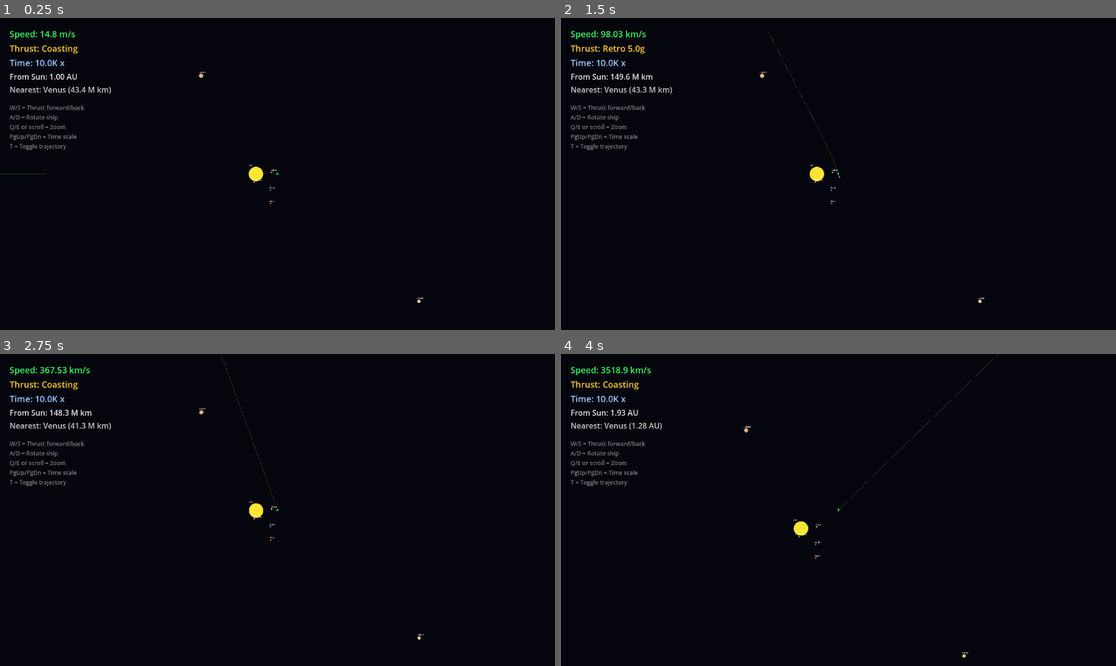
Above: before the commit, frames 1-4 (two rows, left to right).
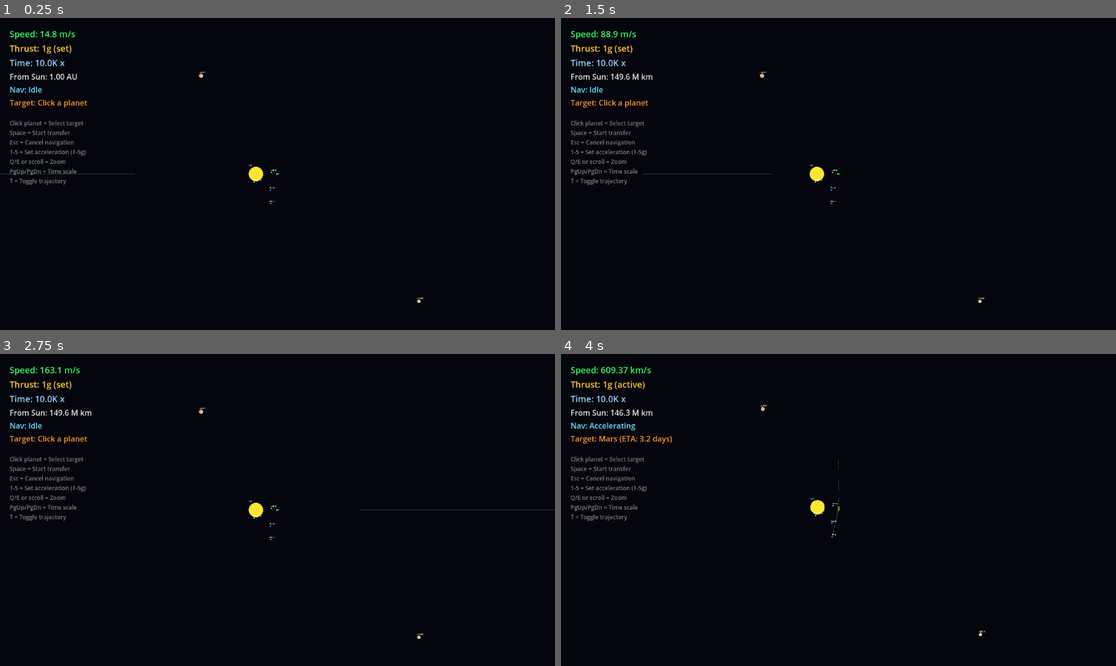
Above: after the commit, the same moments.

Repository: jwodea/bobtest
Game: Godot game, scene res://solar_system.tscn
Same seed, same stepped clock (60 frames per second), same inputs: the game is played once before the commit and once after it.
Inputs (mouse positions are in pixels of both pictures, inside the frame that each line leads up to):
- Up to frame 1 (0.25 s): no input
- Up to frame 2 (1.5 s): tap A (rotate_left) at 0.5, 1.25 s; move the mouse to (960, 158) at 0.52 s; hold D (rotate_right) 0.53-1.28 s; tap Delete (ui_text_delete) at 0.6 s; click (960, 158) at 0.67 s; tap Enter (ui_accept) at 0.77, 1.07 s; tap 1 at 0.8, 1.35 s; move the mouse to (727, 189) at 1.27 s; hold S (thrust_backward) from 1.28 s (still down); click (727, 189) at 1.42 s
- Up to frame 3 (2.75 s): tap Enter (ui_accept) at 1.52, 1.55, 1.82, 2.1 s; tap A (rotate_left) at 2 s; move the mouse to (333, 441) at 2.02 s; release S (thrust_backward) at 2.03 s; hold D (rotate_right) from 2.03 s (still down); click (333, 441) at 2.17 s; tap Delete (ui_text_delete) at 2.3 s
- Up to frame 4 (4 s): tap A (rotate_left) at 2.75 s; move the mouse to (810, 572) at 2.77 s; release D (rotate_right) at 2.78 s; hold S (thrust_backward) 2.78-3.53 s; tap Page Down (time_faster) at 2.85 s; click (810, 572) at 2.92 s; tap Enter (ui_accept) at 3.02, 3.32, 3.77, 3.8 s; tap 1 at 3.05 s; move the mouse to (1005, 556) at 3.52 s; hold A (rotate_left) from 3.53 s (still down); tap Page Up (time_slower) at 3.6 s; click (1005, 556) at 3.67 s

The runs differ from the first frame. In frame 1, 1.5% of the frame differs, in the area x 1-25%, y 8-54%; in frame 2, 1.6%; in frame 3, 1.8%; in frame 4, 2.0%, in the area x 1-79%, y 0-98%.

Commit message:
Replace manual controls with autopilot navigation system
- Click on planet to select as destination
- Press Space to start automatic transfer
- Ship uses brachistochrone trajectory (accelerate halfway, decelerate halfway)
- Automatic orbital insertion at destination
- Press 1-5 to set acceleration (1g to 5g)
- Press Escape to cancel navigation
- HUD shows nav state, target, and ETA
- Trajectory preview shows planned path including thrust phases

Diff:
--- a/hud.gd
+++ b/hud.gd
@@ -4,7 +4,8 @@
 @onready var accel_label: Label = $MarginContainer/VBoxContainer/AccelLabel
 @onready var time_label: Label = $MarginContainer/VBoxContainer/TimeLabel
 @onready var position_label: Label = $MarginContainer/VBoxContainer/PositionLabel
-@onready var nearest_label: Label = $MarginContainer/VBoxContainer/NearestLabel
+@onready var nav_label: Label = $MarginContainer/VBoxContainer/NavLabel
+@onready var target_label: Label = $MarginContainer/VBoxContainer/TargetLabel
 
 var player: Node2D
 var solar_system: Node2D
@@ -12,7 +13,6 @@
 const KM_PER_UNIT := 1_000_000.0
 
 func _ready():
-	# Find references after a short delay to ensure scene is ready
 	await get_tree().process_frame
 	player = get_node_or_null("../Player")
 	solar_system = get_node_or_null("..")
@@ -25,7 +25,8 @@
 	update_accel_display()
 	update_time_display()
 	update_position_display()
-	update_nearest_display()
+	update_nav_display()
+	update_target_display()
 
 func update_speed_display():
 	var speed = player.get_speed_km_s()
@@ -33,12 +34,11 @@
 
 func update_accel_display():
 	var accel = player.get_acceleration_g()
-	if accel > 0:
-		accel_label.text = "Thrust: Forward %.1fg" % accel
-	elif accel < 0:
-		accel_label.text = "Thrust: Retro %.1fg" % abs(accel)
+	var is_nav = player.is_navigating() if player.has_method("is_navigating") else false
+	if is_nav:
+		accel_label.text = "Thrust: %.0fg (active)" % accel
 	else:
-		accel_label.text = "Thrust: Coasting"
+		accel_label.text = "Thrust: %.0fg (set)" % accel
 
 func update_time_display():
 	var time_scale = solar_system.get_time_scale()
@@ -49,29 +49,26 @@
 	var distance_from_sun = pos.length()
 	position_label.text = "From Sun: " + format_distance(distance_from_sun)
 
-func update_nearest_display():
-	var nearest = find_nearest_planet()
-	if nearest:
-		nearest_label.text = "Nearest: " + nearest
+func update_nav_display():
+	if player.has_method("get_nav_state_string"):
+		var state = player.get_nav_state_string()
+		nav_label.text = "Nav: " + state
+	else:
+		nav_label.text = "Nav: Manual"
 
-func find_nearest_planet() -> String:
-	if not solar_system or not solar_system.planets:
-		return ""
-
-	var nearest_name := ""
-	var nearest_dist := INF
-
-	for key in solar_system.planets:
-		var planet = solar_system.planets[key]
-		var dist = player.position.distance_to(planet.position)
-		if dist < nearest_dist:
-			nearest_dist = dist
-			nearest_name = planet.name
-
-	return "%s (%s)" % [nearest_name, format_distance(nearest_dist)]
+func update_target_display():
+	if player.has_method("get_target_name"):
+		var target = player.get_target_name()
+		var eta = player.get_estimated_time() if player.has_method("get_estimated_time") else 0.0
+		if target != "None":
+			target_label.text = "Target: %s (ETA: %s)" % [target, format_time(eta)]
+		else:
+			target_label.text = "Target: Click a planet"
+	else:
+		target_label.text = "Target: None"
 
 func format_speed(speed_km_s: float) -> String:
-	if speed_km_s >= 299792:  # Speed of light
+	if speed_km_s >= 299792:
 		return "%.4fc" % (speed_km_s / 299792.0)
 	elif speed_km_s >= 1000:
 		return "%.1f km/s" % speed_km_s
@@ -82,7 +79,7 @@
 
 func format_distance(distance_units: float) -> String:
 	var km = distance_units * KM_PER_UNIT
-	if km >= 149_600_000:  # 1 AU
+	if km >= 149_600_000:
 		return "%.2f AU" % (km / 149_600_000.0)
 	elif km >= 1_000_000:
 		return "%.1f M km" % (km / 1_000_000.0)
@@ -96,3 +93,15 @@
 		return "%.1fK x" % (scale / 1000.0)
 	else:
 		return "%.0f x" % scale
+
+func format_time(seconds: float) -> String:
+	if seconds <= 0:
+		return "--"
+	elif seconds < 60:
+		return "%.0fs" % seconds
+	elif seconds < 3600:
+		return "%.1f min" % (seconds / 60.0)
+	elif seconds < 86400:
+		return "%.1f hrs" % (seconds / 3600.0)
+	else:
+		return "%.1f days" % (seconds / 86400.0)
--- a/player.gd
+++ b/player.gd
@@ -1,28 +1,42 @@
 extends Node2D
 
-# Player spaceship with acceleration-based physics
-# Controls: W/S for thrust, A/D to rotate, T for trajectory
+# Player spaceship with autopilot navigation
+# Click planets to target, ship automatically navigates
 
 # Physics constants
 const KM_PER_UNIT := 1_000_000.0  # 1 game unit = 1 million km
 const G_ACCEL_KM_S2 := 0.0098  # 1g = 9.8 m/s² = 0.0098 km/s²
-const MAX_G := 5.0  # Maximum acceleration in g
-const ROTATION_SPEED := 2.0  # Radians per second for ship rotation
+
+# Navigation state
+enum NavState { IDLE, TARGETING, ACCELERATING, COASTING, DECELERATING, ARRIVING }
+var nav_state := NavState.IDLE
+var target_body: Node2D = null  # Target planet/body
+var target_position := Vector2.ZERO  # Where we're going
+var target_orbit_velocity := Vector2.ZERO  # Velocity to match at destination
+
+# Acceleration setting (1-5g)
+var acceleration_g := 1.0
+const MIN_ACCEL := 1.0
+const MAX_ACCEL := 5.0
 
 # Current state
 var velocity_km_s := Vector2.ZERO  # Velocity in km/s
-var acceleration_g := 0.0  # Current acceleration magnitude in g
 var thrust_direction := Vector2.RIGHT  # Direction ship is facing
-var show_trajectory := true  # Toggle trajectory line
-
-# Reference to solar system for time scale and trajectory
+var is_thrusting := false
+var show_trajectory := true
+
+# Transfer calculation results
+var burn_direction := Vector2.ZERO
+var halfway_point := Vector2.ZERO
+var estimated_travel_time := 0.0
+
+# Reference to solar system
 @onready var solar_system: Node2D = get_parent()
 @onready var thrust_flame: Polygon2D = $ThrustFlame
 @onready var retro_flame: Polygon2D = $RetroFlame
 @onready var trajectory_line: Line2D = get_node_or_null("../TrajectoryLine")
 
 func _ready():
-	# Initialize ship facing direction from rotation
 	thrust_direction = Vector2.RIGHT.rotated(rotation)
 
 func _process(delta):
@@ -31,67 +45,197 @@
 		time_scale = solar_system.get_time_scale()
 	var scaled_delta = delta * time_scale
 
-	handle_rotation(delta)  # Rotation uses real delta, not time-scaled
-	handle_thrust()
+	handle_input()
+	update_navigation(scaled_delta)
 	apply_physics(scaled_delta)
 	update_visuals()
-	update_trajectory(time_scale)
-
-func handle_rotation(delta: float):
-	# A/D or Left/Right to rotate ship
-	var rotate_input := 0.0
-
-	if Input.is_action_pressed("rotate_left"):
-		rotate_input -= 1.0
-	if Input.is_action_pressed("rotate_right"):
-		rotate_input += 1.0
-
-	if rotate_input != 0.0:
-		rotation += rotate_input * ROTATION_SPEED * delta
-		thrust_direction = Vector2.RIGHT.rotated(rotation)
-
-func handle_thrust():
-	acceleration_g = 0.0
-
-	# W or Up = thrust forward (in direction ship faces)
-	if Input.is_action_pressed("thrust_forward"):
-		acceleration_g = MAX_G
-	# S or Down = thrust backward (retro, slow down)
-	elif Input.is_action_pressed("thrust_backward"):
-		acceleration_g = -MAX_G  # Negative for retrograde
+	update_trajectory()
+
+func handle_input():
+	# Acceleration selection (1-5 keys)
+	if Input.is_action_just_pressed("ui_text_delete"):  # 1 key
+		acceleration_g = 1.0
+	for i in range(1, 6):
+		if Input.is_key_pressed(KEY_1 + i - 1):
+			acceleration_g = float(i)
+			break
 
 	# Toggle trajectory with T
 	if Input.is_action_just_pressed("toggle_trajectory"):
 		show_trajectory = !show_trajectory
 
+	# Start transfer with Space
+	if Input.is_action_just_pressed("ui_accept"):
+		if nav_state == NavState.TARGETING and target_body:
+			start_transfer()
+
+	# Cancel with Escape
+	if Input.is_action_just_pressed("ui_cancel"):
+		cancel_navigation()
+
+func _unhandled_input(event):
+	# Click to select target
+	if event is InputEventMouseButton and event.pressed and event.button_index == MOUSE_BUTTON_LEFT:
+		var click_pos = get_global_mouse_position()
+		try_select_target(click_pos)
+
+func try_select_target(click_pos: Vector2):
+	if not solar_system or not solar_system.planets:
+		return
+
+	# Find closest planet to click
+	var closest_planet: Node2D = null
+	var closest_dist := INF
+
+	for key in solar_system.planets:
+		var planet = solar_system.planets[key]
+		var dist = click_pos.distance_to(planet.position)
+		# Use a generous click radius based on zoom level
+		var click_radius = 100.0 / get_viewport().get_camera_2d().zoom.x if get_viewport().get_camera_2d() else 100.0
+		if dist < closest_dist and dist < click_radius:
+			closest_dist = dist
+			closest_planet = planet
+
+	if closest_planet:
+		select_target(closest_planet)
+
+func select_target(planet: Node2D):
+	target_body = planet
+	target_position = planet.position
+	nav_state = NavState.TARGETING
+	calculate_transfer()
+
+func calculate_transfer():
+	if not target_body:
+		return
+
+	# Calculate transfer parameters
+	var to_target = target_position - position
+	var distance = to_target.length()
+
+	# Simple brachistochrone transfer: accelerate halfway, decelerate halfway
+	halfway_point = position + to_target * 0.5
+
+	# Time = 2 * sqrt(distance / acceleration)
+	# Convert acceleration to game units: g * 0.0098 km/s² / 1e6 = units/s²
+	var accel_units = acceleration_g * G_ACCEL_KM_S2 / KM_PER_UNIT
+	if accel_units > 0:
+		estimated_travel_time = 2.0 * sqrt(distance / accel_units)
+
+	# Calculate orbital velocity at destination (for orbit insertion)
+	# v = sqrt(GM_sun / r)
+	var sun_gm = 1.327e11 / 1e12  # Scaled GM
+	var target_dist_from_sun = target_position.length()
+	if target_dist_from_sun > 0.1:
+		var orbital_speed = sqrt(sun_gm / target_dist_from_sun) # km/s
+		# Orbital velocity is perpendicular to sun direction
+		var sun_dir = target_position.normalized()
+		target_orbit_velocity = Vector2(-sun_dir.y, sun_dir.x) * orbital_speed
+
+func start_transfer():
+	if nav_state != NavState.TARGETING:
+		return
+
+	nav_state = NavState.ACCELERATING
+	burn_direction = (target_position - position).normalized()
+
+func cancel_navigation():
+	nav_state = NavState.IDLE
+	target_body = null
+	is_thrusting = false
+
+func update_navigation(scaled_delta: float):
+	if target_body:
+		# Update target position (planets may have moved... though they don't yet)
+		target_position = target_body.position
+		calculate_transfer()
+
+	match nav_state:
+		NavState.IDLE:
+			is_thrusting = false
+
+		NavState.TARGETING:
+			is_thrusting = false
+			# Just showing preview, not moving yet
+
+		NavState.ACCELERATING:
+			# Burn towards target
+			var to_target = target_position - position
+			burn_direction = to_target.normalized()
+
+			# Check if we've passed halfway point
+			var to_halfway = halfway_point - position
+			if to_halfway.dot(burn_direction) <= 0:
+				nav_state = NavState.DECELERATING
+
+			# Apply thrust
+			is_thrusting = true
+			thrust_direction = burn_direction
+			rotation = thrust_direction.angle()
+
+		NavState.DECELERATING:
+			# Burn against velocity to slow down
+			var to_target = target_position - position
+			burn_direction = -velocity_km_s.normalized() if velocity_km_s.length() > 0.1 else -to_target.normalized()
+
+			# Check if we're close and slow enough
+			var distance_to_target = to_target.length()
+			var speed = velocity_km_s.length()
+
+			# Calculate stopping distance at current speed and acceleration
+			var accel = acceleration_g * G_ACCEL_KM_S2
+			var stopping_time = speed / accel if accel > 0 else INF
+
+			if distance_to_target < 5.0 and speed < 50.0:
+				# Close enough and slow enough - try to match orbit
+				nav_state = NavState.ARRIVING
+			elif distance_to_target < 1.0:
+				# Very close - stop
+				nav_state = NavState.ARRIVING
+
+			is_thrusting = true
+			thrust_direction = burn_direction
+			rotation = thrust_direction.angle()
+
+		NavState.ARRIVING:
+			# Match orbital velocity
+			var velocity_diff = target_orbit_velocity - velocity_km_s
+			if velocity_diff.length() > 1.0:
+				burn_direction = velocity_diff.normalized()
+				is_thrusting = true
+				thrust_direction = burn_direction
+				rotation = thrust_direction.angle()
+
+				# Check if we've matched velocity
+				if velocity_diff.length() < 5.0:
+					nav_state = NavState.IDLE
+					is_thrusting = false
+			else:
+				nav_state = NavState.IDLE
+				is_thrusting = false
+
 func apply_physics(scaled_delta: float):
 	# Apply thrust acceleration
-	if acceleration_g != 0.0:
-		# Convert g to km/s² and apply in thrust direction
-		var accel_km_s2 = abs(acceleration_g) * G_ACCEL_KM_S2
-		var direction = thrust_direction if acceleration_g > 0 else -thrust_direction
-
-		# Update velocity: v += a * t
-		velocity_km_s += direction * accel_km_s2 * scaled_delta
+	if is_thrusting:
+		var accel_km_s2 = acceleration_g * G_ACCEL_KM_S2
+		velocity_km_s += thrust_direction * accel_km_s2 * scaled_delta
 
 	# Apply gravitational acceleration from all bodies
 	if solar_system and solar_system.has_method("get_gravity_at"):
 		var gravity_accel = solar_system.get_gravity_at(position)
 		velocity_km_s += gravity_accel * scaled_delta
 
-	# Update position: convert km/s to game units/s
+	# Update position
 	var velocity_units_per_s = velocity_km_s / KM_PER_UNIT
 	position += velocity_units_per_s * scaled_delta
 
 func update_visuals():
-	# Show thrust flame when accelerating forward
 	if thrust_flame:
-		thrust_flame.visible = acceleration_g > 0
-	# Show retro flame when braking
+		thrust_flame.visible = is_thrusting and thrust_direction.dot(Vector2.RIGHT.rotated(rotation)) > 0
 	if retro_flame:
-		retro_flame.visible = acceleration_g < 0
-
-func update_trajectory(_time_scale: float):
+		retro_flame.visible = is_thrusting and thrust_direction.dot(Vector2.RIGHT.rotated(rotation)) < 0
+
+func update_trajectory():
 	if not trajectory_line:
 		return
 
@@ -99,31 +243,46 @@
 	if not show_trajectory:
 		return
 
-	# Predict future positions with gravity simulation
-	# Line is in world space (child of SolarSystem, not Player)
 	var points := PackedVector2Array()
-	points.append(position)  # Start at current ship position (world coords)
+	points.append(position)
 
 	var sim_velocity = velocity_km_s
-	var sim_position = position  # World position
-
-	# Simulate future trajectory with gravity
-	# Need long simulation to see orbital curvature (Earth orbit = 365 days)
-	# 20000s per step * 600 steps = 139 days of trajectory
-	var step_time := 20000.0  # seconds per simulation step (~5.5 hours)
-	var num_steps := 600  # Enough to see significant orbital arc
+	var sim_position = position
+	var sim_state = nav_state
+	var sim_burn_dir = burn_direction
+
+	var step_time := 10000.0
+	var num_steps := 800
 
 	for i in range(num_steps):
-		# Apply gravity at current simulated position
+		# Simulate thrust based on nav state
+		if sim_state == NavState.ACCELERATING or sim_state == NavState.DECELERATING:
+			var accel_km_s2 = acceleration_g * G_ACCEL_KM_S2
+
+			if sim_state == NavState.ACCELERATING:
+				sim_burn_dir = (target_position - sim_position).normalized()
+				var to_halfway = halfway_point - sim_position
+				if to_halfway.dot(sim_burn_dir) <= 0:
+					sim_state = NavState.DECELERATING
+
+			if sim_state == NavState.DECELERATING:
+				sim_burn_dir = -sim_velocity.normalized() if sim_velocity.length() > 0.1 else Vector2.ZERO
+
+				var dist_to_target = (target_position - sim_position).length()
+				if dist_to_target < 5.0 and sim_velocity.length() < 50.0:
+					sim_state = NavState.ARRIVING
+
+			sim_velocity += sim_burn_dir * accel_km_s2 * step_time
+
+		# Apply gravity
 		if solar_system and solar_system.has_method("get_gravity_at"):
 			var gravity_accel = solar_system.get_gravity_at(sim_position)
 			sim_velocity += gravity_accel * step_time
 
-		# Move based on velocity
+		# Move
 		var vel_units = sim_velocity / KM_PER_UNIT
 		sim_position += vel_units * step_time
 
-		# Add point every few steps to keep line smooth
 		if i % 4 == 0:
 			points.append(sim_position)
 
@@ -139,5 +298,24 @@
 func get_acceleration_g() -> float:
 	return acceleration_g
 
-func is_thrusting() -> bool:
-	return acceleration_g != 0.0
+func get_nav_state() -> NavState:
+	return nav_state
+
+func get_nav_state_string() -> String:
+	match nav_state:
+		NavState.IDLE: return "Idle"
+		NavState.TARGETING: return "Target Selected"
+		NavState.ACCELERATING: return "Accelerating"
+		NavState.COASTING: return "Coasting"
+		NavState.DECELERATING: return "Decelerating"
+		NavState.ARRIVING: return "Orbital Insertion"
+		_: return "Unknown"
+
+func get_target_name() -> String:
+	return target_body.name if target_body else "None"
+
+func get_estimated_time() -> float:
+	return estimated_travel_time
+
+func is_navigating() -> bool:
+	return nav_state in [NavState.ACCELERATING, NavState.DECELERATING, NavState.ARRIVING]
--- a/solar_system.tscn
+++ b/solar_system.tscn
@@ -41,7 +41,7 @@
 [node name="MarginContainer" type="MarginContainer" parent="HUD"]
 anchors_preset = 0
 offset_right = 400.0
-offset_bottom = 250.0
+offset_bottom = 300.0
 theme_override_constants/margin_left = 20
 theme_override_constants/margin_top = 20
 
@@ -58,7 +58,7 @@
 layout_mode = 2
 theme_override_colors/font_color = Color(1, 0.8, 0.2, 1)
 theme_override_font_sizes/font_size = 18
-text = "Thrust: Coasting"
+text = "Thrust: 1g (set)"
 
 [node name="TimeLabel" type="Label" parent="HUD/MarginContainer/VBoxContainer"]
 layout_mode = 2
@@ -72,22 +72,30 @@
 theme_override_font_sizes/font_size = 16
 text = "From Sun: 0 AU"
 
-[node name="NearestLabel" type="Label" parent="HUD/MarginContainer/VBoxContainer"]
+[node name="NavLabel" type="Label" parent="HUD/MarginContainer/VBoxContainer"]
 layout_mode = 2
-theme_override_colors/font_color = Color(0.8, 0.8, 0.8, 1)
+theme_override_colors/font_color = Color(0.4, 0.9, 1, 1)
 theme_override_font_sizes/font_size = 16
-text = "Nearest: Earth"
+text = "Nav: Idle"
+
+[node name="TargetLabel" type="Label" parent="HUD/MarginContainer/VBoxContainer"]
+layout_mode = 2
+theme_override_colors/font_color = Color(1, 0.6, 0.2, 1)
+theme_override_font_sizes/font_size = 16
+text = "Target: Click a planet"
 
 [node name="Spacer" type="Control" parent="HUD/MarginContainer/VBoxContainer"]
-custom_minimum_size = Vector2(0, 10)
+custom_minimum_size = Vector2(0, 15)
 layout_mode = 2
 
 [node name="ControlsLabel" type="Label" parent="HUD/MarginContainer/VBoxContainer"]
 layout_mode = 2
 theme_override_colors/font_color = Color(0.5, 0.5, 0.5, 1)
 theme_override_font_sizes/font_size = 12
-text = "W/S = Thrust forward/back
-A/D = Rotate ship
+text = "Click planet = Select target
+Space = Start transfer
+Esc = Cancel navigation
+1-5 = Set acceleration (1-5g)
 Q/E or scroll = Zoom
 PgUp/PgDn = Time scale
 T = Toggle trajectory"
